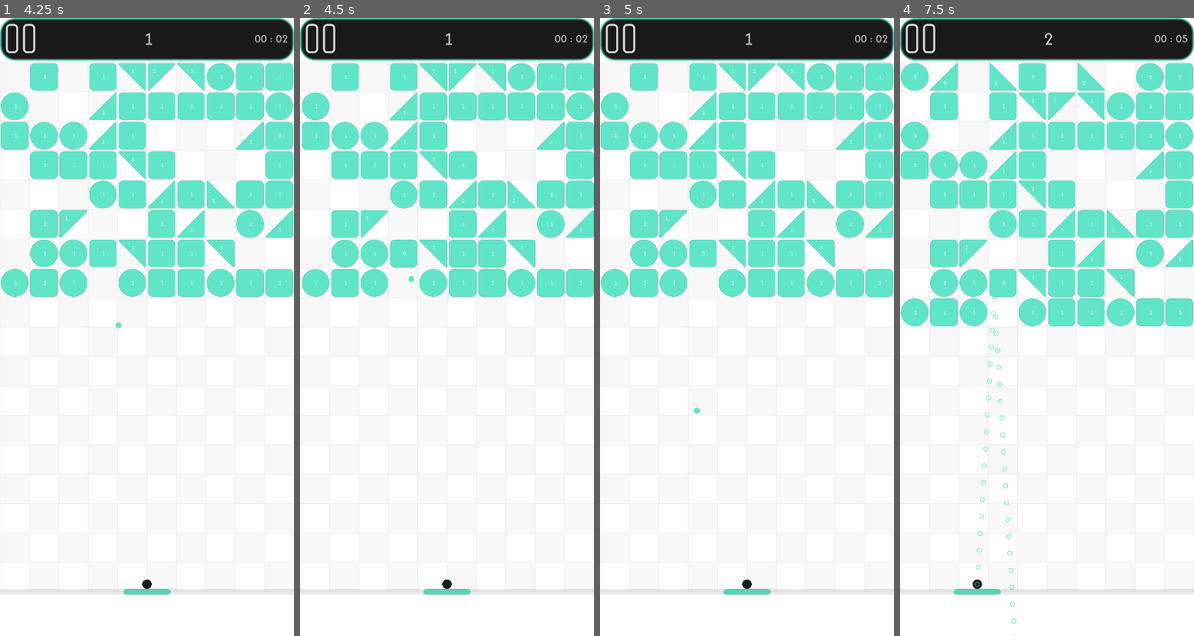
Above: before the commit, frames 1-4 (left to right).
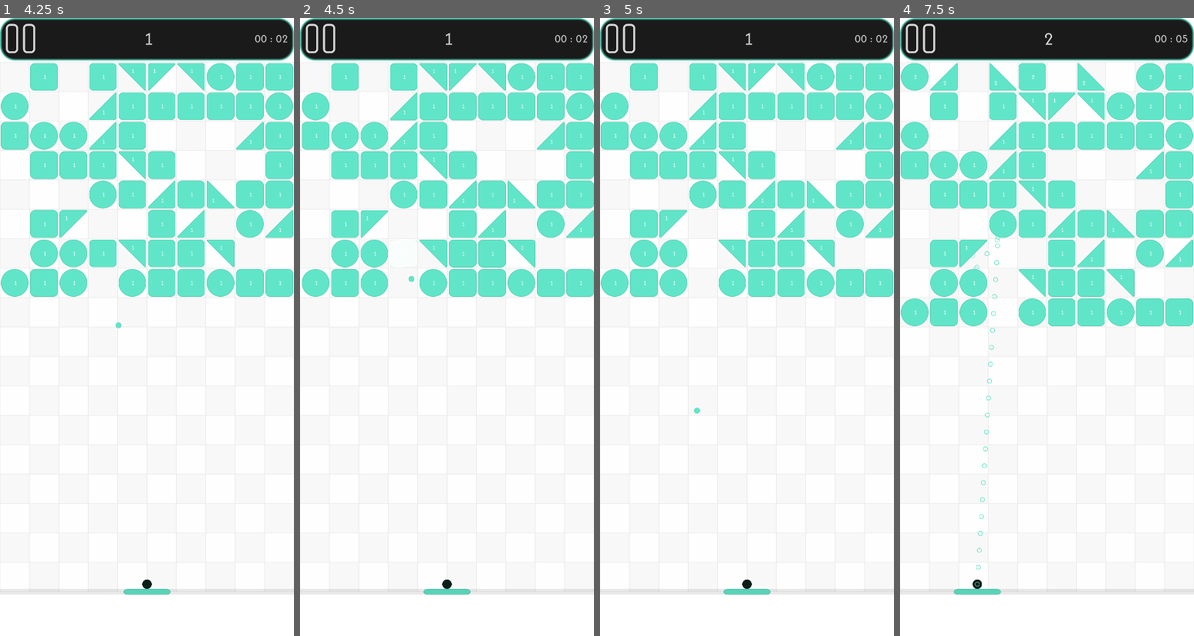
Above: after the commit, the same moments.

Repository: Muneeb1195/paddle-up
Game: Godot game, scene res://Scenes/Level/level_bb_modern.tscn
The game is run twice, just before and just after one commit, with the same random seed, the same clock (stepped at 60 frames per second) and the same inputs. This scene is started directly instead of the project's main scene.
Inputs (mouse positions are in pixels of both pictures, inside the frame that each line leads up to):
- Up to frame 1 (4.25 s): move the mouse to (211, 296) at 0.52 s; press the mouse at (211, 296) at 0.53 s; release the mouse at (211, 296) at 1.25 s; click (20, 36) at 1.25 s; click (147, 401) at 2 s; drag from (88, 357) to (132, 450) at 2.77 s; move the mouse to (176, 191) at 3.52 s; press the mouse at (176, 191) at 3.53 s
- Up to frame 2 (4.5 s): release the mouse at (476, 191) at 4.25 s; drag from (432, 450) to (358, 234) at 4.27 s
- Up to frame 3 (5 s): no input
- Up to frame 4 (7.5 s): tap Enter at 5, 7.25 s; move the mouse to (1135, 419) at 5.02 s; press the mouse at (1135, 419) at 5.03 s; release the mouse at (1135, 419) at 5.75 s; tap Space at 5.75 s; drag from (958, 234) to (1002, 172) at 5.77 s; move the mouse to (1061, 327) at 6.52 s; press the mouse at (1061, 327) at 6.53 s; release the mouse at (1061, 327) at 7.25 s; drag from (1002, 172) to (988, 357) at 7.27 s

Frame 1 is identical in both runs. In frame 2, 0.4% of the frame differs, in the area x 30-40%, y 35-41%; in frame 3, 0.4%; in frame 4, 0.6%, in the area x 24-40%, y 35-100%.

Commit message:
fix: brick destruction via call_deferred, replace time_scale with ball speed multiplier
- level_bb.gd: Replace _pending_destroy/_process with call_deferred
  on _play_break_effect — fixes bricks not being destroyed (child
  class _process was overriding parent)
- balls_bb.gd: Add _base_speed/speed_multiplier + set_speed_multiplier
  that adjusts existing Move-ball velocities by ratio
- level_bb_modern.gd: Remove Engine.set_time_scale(1.25) — replaced
  with balls.set_speed_multiplier(1.25) to speed only balls, not all
  game timers/tweens/process

Diff:
--- a/Scripts/balls_bb.gd
+++ b/Scripts/balls_bb.gd
@@ -13,8 +13,10 @@
 
 const MIN_BOUNDS : Vector2 = Vector2(0,150)
 const MAX_BOUNDS : Vector2 = Vector2(1000,1950)
-const speed : int = 900
 const MAX_POOL : int = 10000
+
+var _base_speed : int = 900
+var speed_multiplier : float = 1.0
 
 const MASK_ALL : int = 145
 const MASK_WALLS_BLOCK : int = 17
@@ -32,6 +34,17 @@
 var _spawn_pos : Vector2 = Vector2.ZERO
 var _spawn_dir : Vector2 = Vector2.ZERO
 var _spawn_index : int = 0
+
+func _current_speed() -> int:
+	return int(_base_speed * speed_multiplier)
+
+func set_speed_multiplier(value: float) -> void:
+	var ratio : float = value / speed_multiplier
+	speed_multiplier = value
+	for i : int in _active_count:
+		if ball_states[i] == BB_STATES.Move:
+			ball_velocities[i] *= ratio
+
 var new_pad_x_pos : int
 var get_pad_pos : bool = false
 var got_pad_pos : bool = false
@@ -82,7 +95,7 @@
 			_clamp_bounds(i)
 		elif ball_states[i] == BB_STATES.Stop:
 			var dir : Vector2 = ball_positions[i].direction_to(bb_mod_player.trajectory.global_position)
-			ball_velocities[i] = lerp(ball_velocities[i], dir * speed, clampf(5.0 * delta, 0.0, 1.0))
+			ball_velocities[i] = lerp(ball_velocities[i], dir * _current_speed(), clampf(5.0 * delta, 0.0, 1.0))
 			_probe.global_position = ball_positions[i]
 			_probe.collision_mask = ball_masks[i]
 			var stop_col : KinematicCollision2D = _probe.move_and_collide(ball_velocities[i] * delta)
@@ -143,7 +156,7 @@
 	if idx == -1:
 		return
 	ball_positions[idx] = _spawn_pos
-	ball_velocities[idx] = _spawn_dir * speed
+	ball_velocities[idx] = _spawn_dir * _current_speed()
 	ball_masks[idx] = MASK_ALL
 	ball_states[idx] = BB_STATES.Move
 	_active_count += 1
@@ -167,7 +180,7 @@
 	for i : int in _active_count:
 		ball_masks[i] = MASK_WALLS_BLOCK
 		ball_states[i] = BB_STATES.Stop
-		ball_velocities[i] = ball_positions[i].direction_to(bb_mod_player.trajectory.global_position) * speed
+		ball_velocities[i] = ball_positions[i].direction_to(bb_mod_player.trajectory.global_position) * _current_speed()
 
 func _return_to_pool(idx: int) -> void:
 	ball_positions[idx] = Vector2(-1000, -1000)
--- a/Scripts/level_bb.gd
+++ b/Scripts/level_bb.gd
@@ -26,23 +26,12 @@
 var block_index_map : Dictionary = {}
 var _blocks_origin : Vector2
 var _shake_tween : Tween
-var _pending_destroy : Array[StaticBody2D] = []
 
 func _ready() -> void:
 	_blocks_origin = blocks_node.position
 	_prewarm_break_shader()
 	create_block_field()
 	_sort_blocks()
-
-func _process(_delta: float) -> void:
-	if _pending_destroy.is_empty():
-		return
-	var blocks : Array[StaticBody2D] = _pending_destroy.duplicate()
-	_pending_destroy.clear()
-	for block : StaticBody2D in blocks:
-		if not is_instance_valid(block):
-			continue
-		_play_break_effect(block)
 
 func _prewarm_break_shader() -> void:
 	var mat : ShaderMaterial = ShaderMaterial.new()
@@ -138,7 +127,7 @@
 		block_hp_array.remove_at(array_pos)
 		block_index_map.erase(block.get_instance_id())
 		_shake_blocks()
-		_pending_destroy.append(block)
+		_play_break_effect.call_deferred(block)
 		for idx : int in range(array_pos, block_array.size()):
 			block_index_map[block_array[idx].get_instance_id()] = idx
 
--- a/Scripts/level_bb_modern.gd
+++ b/Scripts/level_bb_modern.gd
@@ -84,8 +84,8 @@
 		return
 	_level_transitioning = true
 	balls.clean_up()
-	if Engine.get_time_scale() > 1.0:
-		Engine.set_time_scale(1.0)
+	balls.speed_multiplier = 1.0
+	if bb_modern_in_game_ui.retrieve_balls.visible:
 		bb_modern_in_game_ui.retrieve_balls.hide()
 		if bb_modern_in_game_ui._pulse_tween:
 			bb_modern_in_game_ui._pulse_tween.kill()
@@ -129,7 +129,7 @@
 
 
 func _on_level_timer_timeout() -> void:
-	Engine.set_time_scale(1.25)
+	balls.set_speed_multiplier(1.25)
 	bb_modern_in_game_ui.retrieve_balls.disabled = false
 	bb_modern_in_game_ui.retrieve_balls.show()
 	_pulse_retrieve_button()
